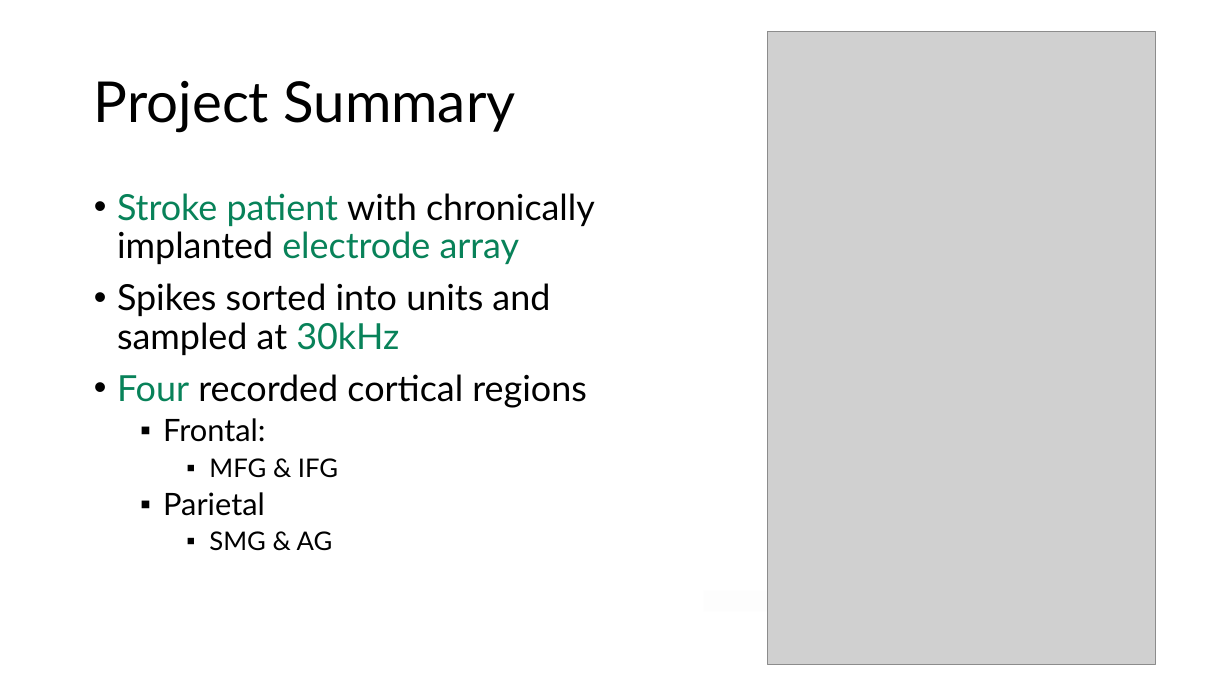
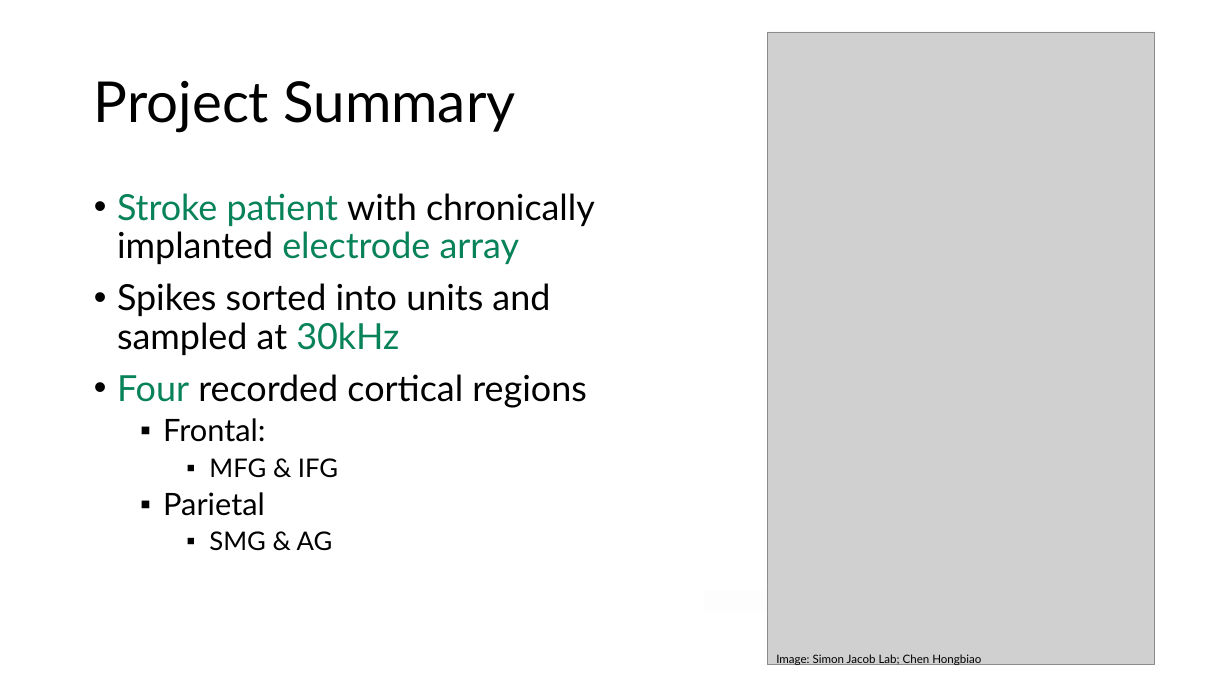
Before and after one commit to trNk27/Human_Data_Exploration, a slide deck: slide 8 of presentation/Prototype.pptx (slide 5 before the commit). Drawn at 1232x693 pixels with LibreOffice and Linux fonts; fonts in the diff are those of the drawing; grey boxes stand for pictures; background and template pictures are left out. Boxes give left, top, right and bottom in pixels: in the first picture for what was removed or moved away, otherwise in the second. Text is boxed around its words. In the diff, an @@ line names an element or a change of style, - is before the commit and + after.

```diff
--- a/presentation/Prototype.pptx
+++ b/presentation/Prototype.pptx
@@ text added at box(776, 654, 981, 666), 9 pt, text #000000 @@
+  Image: Simon Jacob Lab; Chen Hongbiao
```
Also in this commit, not shown: 4 other slides changed, 5 slides added, 1 slide removed, 2 other files.
